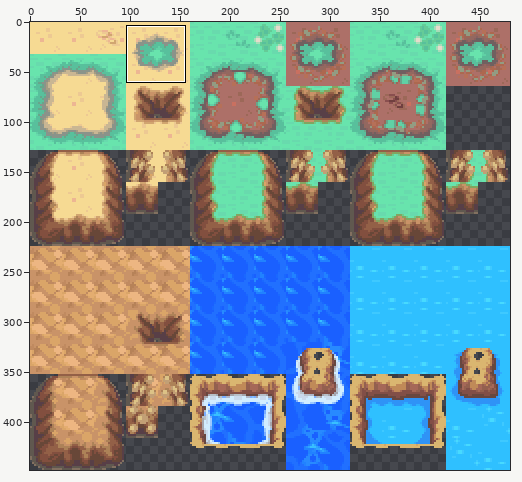
A sprite sheet gets an edit: resources/textures/terrains.png. The picture above shows the old version from afar; the outline marks the close-up.
Close-up. Before the commit:
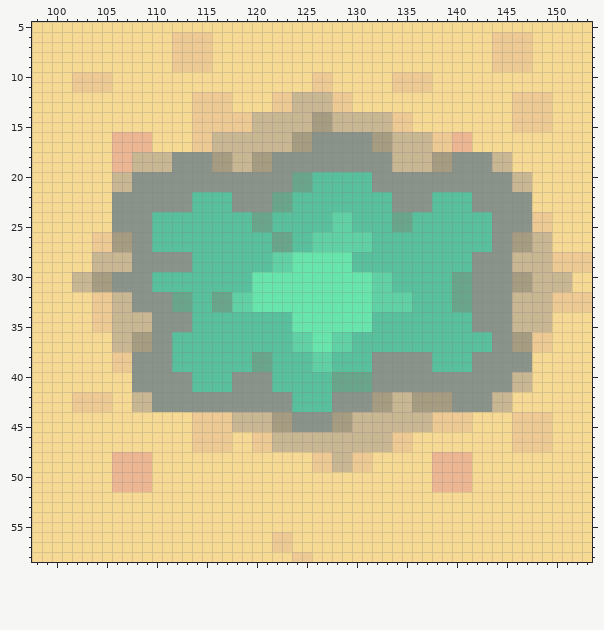
The file is 480x448 pixels. Colours within 5 levels of each other are drawn and written as one. Shown: x 98..153, y 5..58.
New version:
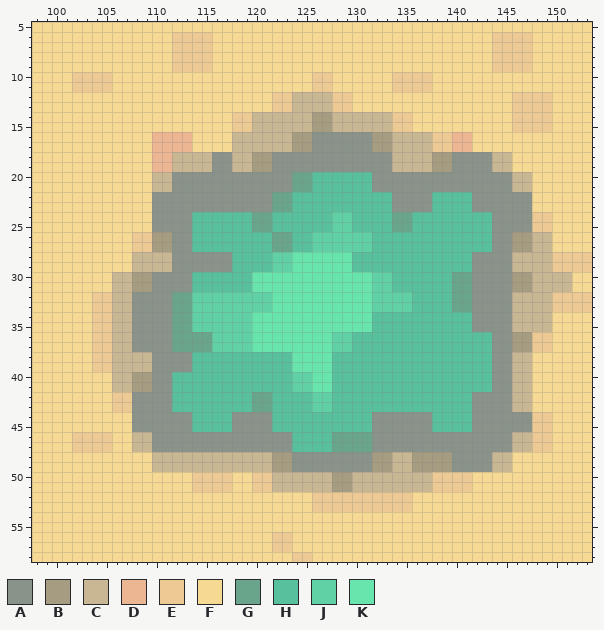
Palette (. is transparent): A #8a938a  B #a59c82  C #c9b693  D #edb693  E #edc993  F #f6da93  G #68a58a  H #58c09c  J #60d1a5  K #68e4ad
Log entry: [Ajout] Système de placement de terrain fonctionnel et mise à jour du format du game.json.
Difference:
Changed rows in their new state; - is an unchanged pixel.
first column x 102:
12 ------------FFFF------------------------------
13 ------------FFFF------------------------------
14 ------------FFFF------------------------------
15 ------------FFFF------------------------------
16 ----FFFFDDDDFFFF------------------------------
17 ----FFFFDDDDFFFF------------------------------
18 ----FFFFDDCCCCAA------------------------------
19 ----FFFFDDCCCCAA------------------------------
20 ----FFFFCC------------------------------------
21 ----FFFFCC------------------------------------
22 ----FFFF----AAAA------------------------------
23 ----FFFF----AAAA------------------------------
24 ----FFFFAAAA----------------------------------
25 ----FFFFAAAA----------------------------------
26 --FFFFEEBBAA----------------------------------
27 --FFFFEEBBAA----------------------------------
28 --FFFFCCCC--AAAA------------------------------
29 --FFFFCCCC--AAAA------------------------------
30 FFFFCCBBAAAA----------------------------------
31 FFFFCCBBAAAA----------------------------------
32 ------------JJJJ--JJ--------------------------
33 ------------JJJJ--JJ--------------------------
34 ------AA--GGJJJJJJKKKK------------------------
35 ------AA--GGJJJJJJKKKK------------------------
36 --EE--AA--GGGGJJJJKKKKKK----------------------
37 --EE--AA--GGGGJJJJKKKKKK----------------------
38 --EECCCC--AA------HH--KKKK----HHHHHH----HH--CC
39 --EECCCC--AA------HH--KKKK----HHHHHH----HH--CC
40 ----CCBB--HH----HHHH--JJKKHHHHHHHHHHHHHHHH----
41 ----CCBB--HH----HHHH--JJKKHHHHHHHHHHHHHHHH----
42 FFFFEEAA--HHHHHHHHGGHH--JJHHHHHHHHHHHHHH--AACC
43 FFFFEEAA--HHHHHHHHGGHH--JJHHHHHHHHHHHHHH--AACC
44 ------AAAAAAHHHHAAAAHHHHHHHHHHAAAAAAHHHHAAAAAA
45 ------AAAAAAHHHHAAAAHHHHHHHHHHAAAAAAHHHHAAAAAA
46 EEEE--CCAAAAAAAAAAAAAAHHHHGGGGAAAAAAAAAAAAAACC
47 EEEE--CCAAAAAAAAAAAAAAHHHHGGGGAAAAAAAAAAAAAACC
48 ----FFFFCCCCCCCCCCCCBBAAAAAAAABBCCBBBBAAAACC--
49 ----FFFFCCCCCCCCCCCCBBAAAAAAAABBCCBBBBAAAACC--
50 ----FFFF----EEEE--EECCCCCCBBCCCCCCCCEEEE------
51 ----FFFF----EEEE--EECCCCCCBBCCCCCCCCEEEE------
52 ------------------------EEEEEEEEEE------------
53 ------------------------EEEEEEEEEE------------
Changed places in both close-ups, as pixel boxes (x1, y1, x2, y2):
changed: (72, 92, 532, 512)
